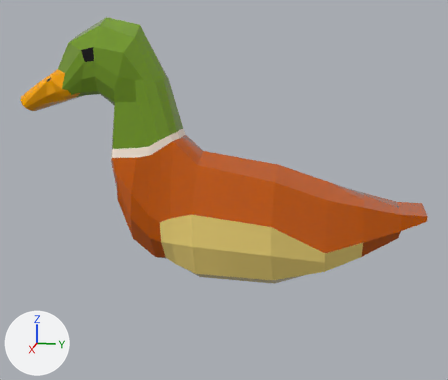
The glTF model game/assets/models/duck.glb: old version first, new version second.
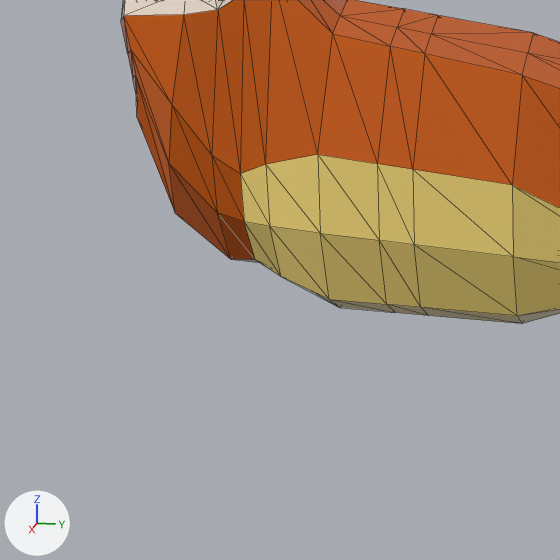
Old and new are each drawn whole from a camera (50 mm lens) standing at (17.67, 14.09, 4.91) and looking at (0.02, 10.56, 0.49) and again close up on the part from 14% to 65% of the width and 40% to 100% of the height. Lighting does not change. The marker at lower left points along +X, +Y and +Z. The close-ups show mesh edges as thin lines. Vertices at the same position are counted once.

In view in the first close-up: 'Duck.002'.
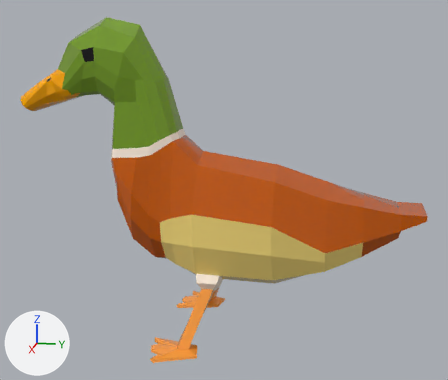
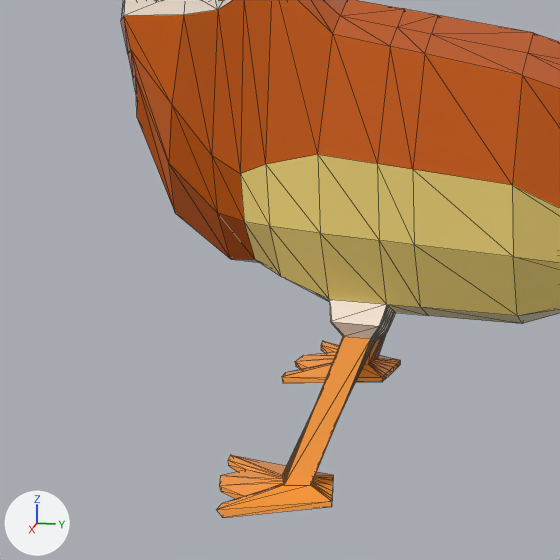
Changed parts and their boxes [x1, y1, x2, y2] in the close-ups (560 x 560 px):
'Duck.002', reshaped
    before: [121, 0, 560, 324]
    after: [121, 0, 560, 518]
part 1 of me_plane_033, added (orange)
    after: [217, 299, 400, 518]

Patch to the scene script:
```diff
--- a/game/assets/models/duck.glb.py
+++ b/game/assets/models/duck.glb.py
@@ me_plane_033 @@
 # used by ob_duck_002; location = (0.0, 0.0, 0.0)
-me_plane_033.from_pydata(...)  # 444 vertices, 938 faces; spans x -1.58..1.58, y 4.34..16.32, z -2.15..5.47
+me_plane_033.from_pydata(...)  # 628 vertices, 1286 faces; spans x -2.54..2.54, y 4.34..16.32, z -3.98..5.47
+# me_plane_033 part 1
+# 149 vertices are added at x -2.54..2.54, y 8.68..10.63, z -3.98..-1.84
+# 20 new vertices lie (0.0, 0.0, 0.07) away from vertices in x -2.34..2.34, y 8.69..10.18, z -3.98
+# 7 new vertices lie (0.05, 0.0, 0.03) away from vertices in x 0.59..1.14, y 9.93..10.63, z -2.33..-2.08
+# 8 new vertices lie (0.05, 0.0, -0.03) away from vertices in x -1.19..-0.64, y 9.93..10.63, z -2.3..-1.81
+# 348 new faces join them
 me_plane_033.materials.append(mat_imphenziapixpal)
```
